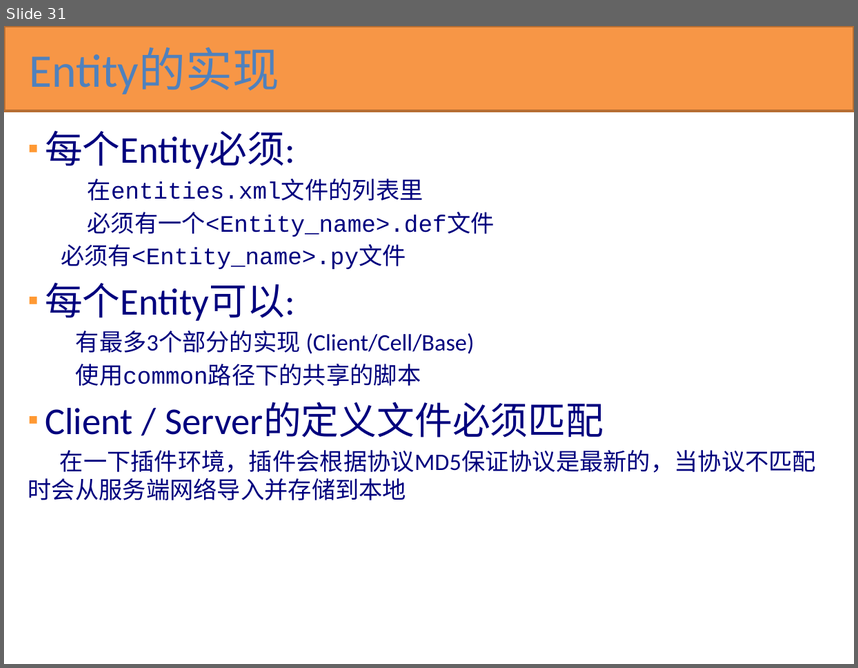
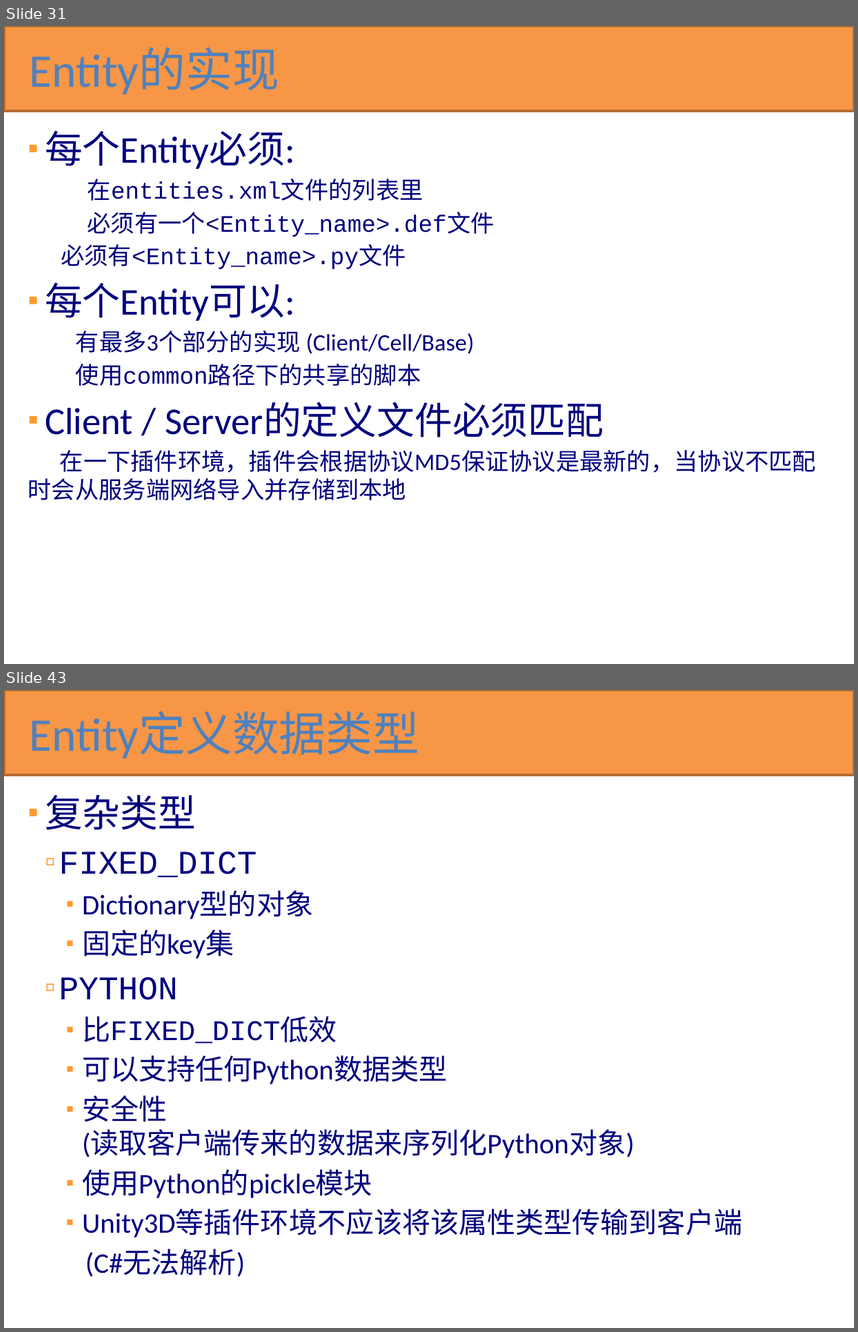
Before and after one commit to kbengine/kbengine_docs, a slide deck: KBEngine技术预览.pptx. Shown one above the other, each under a label of ours: slide 31 before the commit, slides 31 and 43 after it; the slides between them are not shown. The pictures are 858x668 and 858x1332 pixels, drawn with LibreOffice and Linux fonts; fonts in the diff are those of the drawing. Boxes give left, top, right and bottom in pixels: in the first picture for what was removed or moved away, otherwise in the second. Text is boxed around its words. In the diff, an @@ line names an element or a change of style, - is before the commit and + after.

```diff
--- a/KBEngine技术预览.pptx
+++ b/KBEngine技术预览.pptx
@@ slide 43 added at [4,690,854,1328], background #FFFFFF @@
@@ rectangle added at [4,690,854,775], fill #F79646, outline #B76F34 2 pt @@
@@ title added at [30,712,420,758], 39.6 pt, text #4F81BD @@
+Entity定义数据类型
@@ text added at [45,795,742,1276], 24 pt, text #00007D @@
+▪ 复杂类型
+  ▫ FIXED_DICT
+    ▪ Dictionary型的对象
+    ▪ 固定的key集
+  ▫ PYTHON
+    ▪ 比FIXED_DICT低效
+    ▪ 可以支持任何Python数据类型
+    ▪ 安全性
+      (读取客户端传来的数据来序列化Python对象)
+    ▪ 使用Python的pickle模块
+    ▪ Unity3D等插件环境不应该将该属性类型传输到客户端
+    (C#无法解析)
```
Also in this commit, not shown: 1 slide changed, 18 other slides added.
